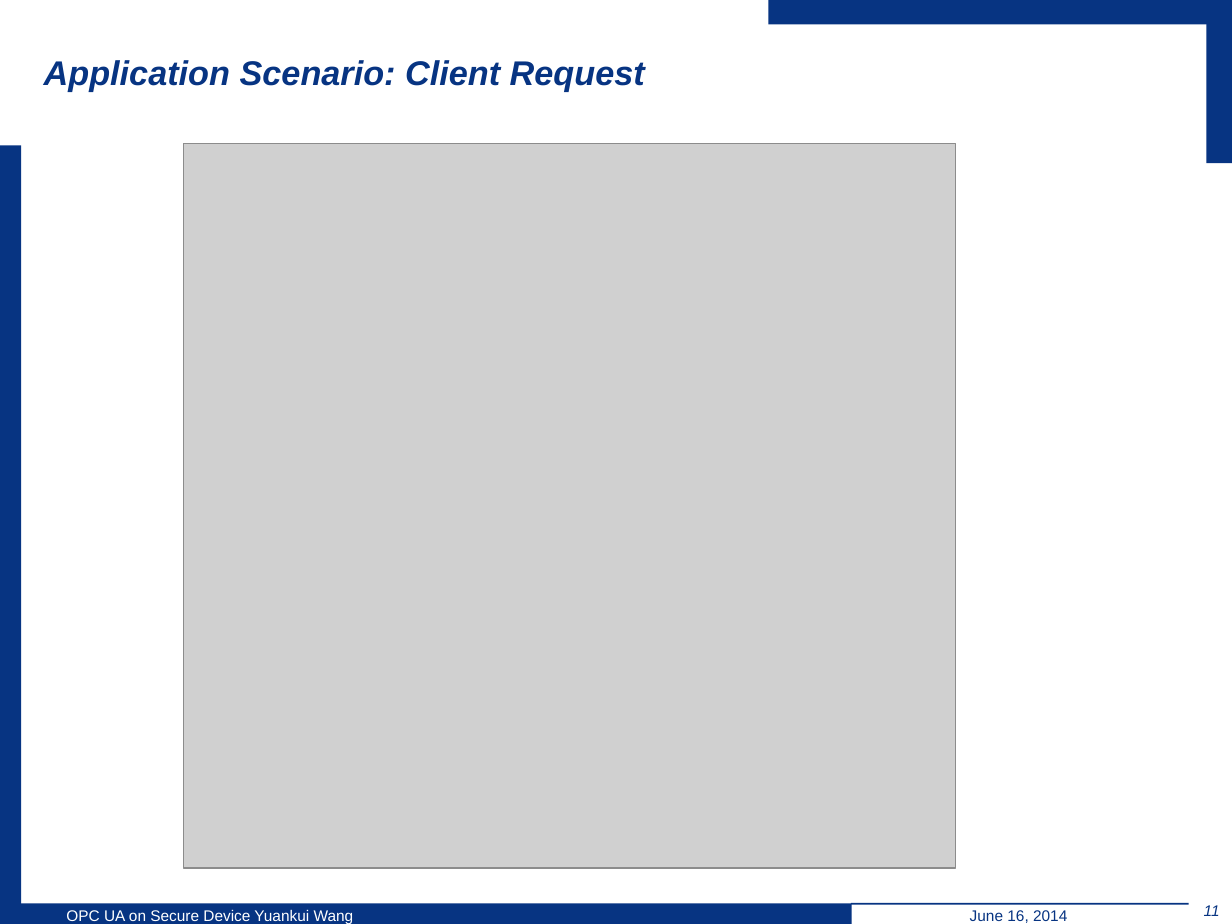
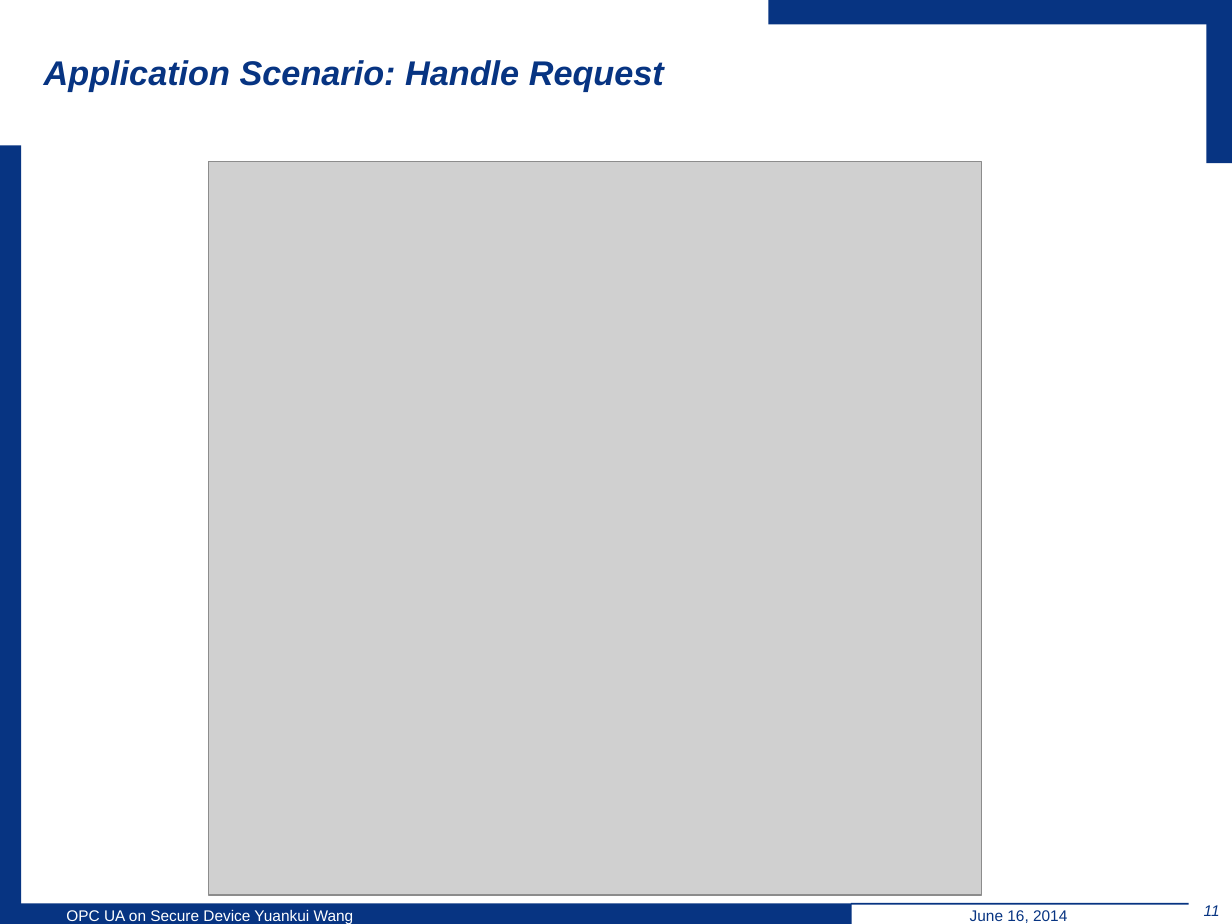
Before and after one commit to wsuetholz/opc-ua-wangyk-upb-morpho, a slide deck: slide 11 of ppt/6-18/Yuankui Wang Presentation 18 06.pptx. Drawn at 1232x924 pixels with LibreOffice and Linux fonts; fonts in the diff are those of the drawing; grey boxes stand for pictures; background and template pictures are left out. Boxes give left, top, right and bottom in pixels: in the first picture for what was removed or moved away, otherwise in the second. Text is boxed around its words. In the diff, an @@ line names an element or a change of style, - is before the commit and + after.

```diff
--- a/ppt/6-18/Yuankui Wang Presentation 18 06.pptx
+++ b/ppt/6-18/Yuankui Wang Presentation 18 06.pptx
@@ title at <box>44,60,664,91</box>: text changed @@
-Application Scenario: Client Request
+Application Scenario: Handle Request
@@ picture: place and size @@
-picture at <box>184,143,956,867</box>
+picture at <box>208,161,981,894</box>
```
Also in this commit, not shown: 2 other slides changed.
